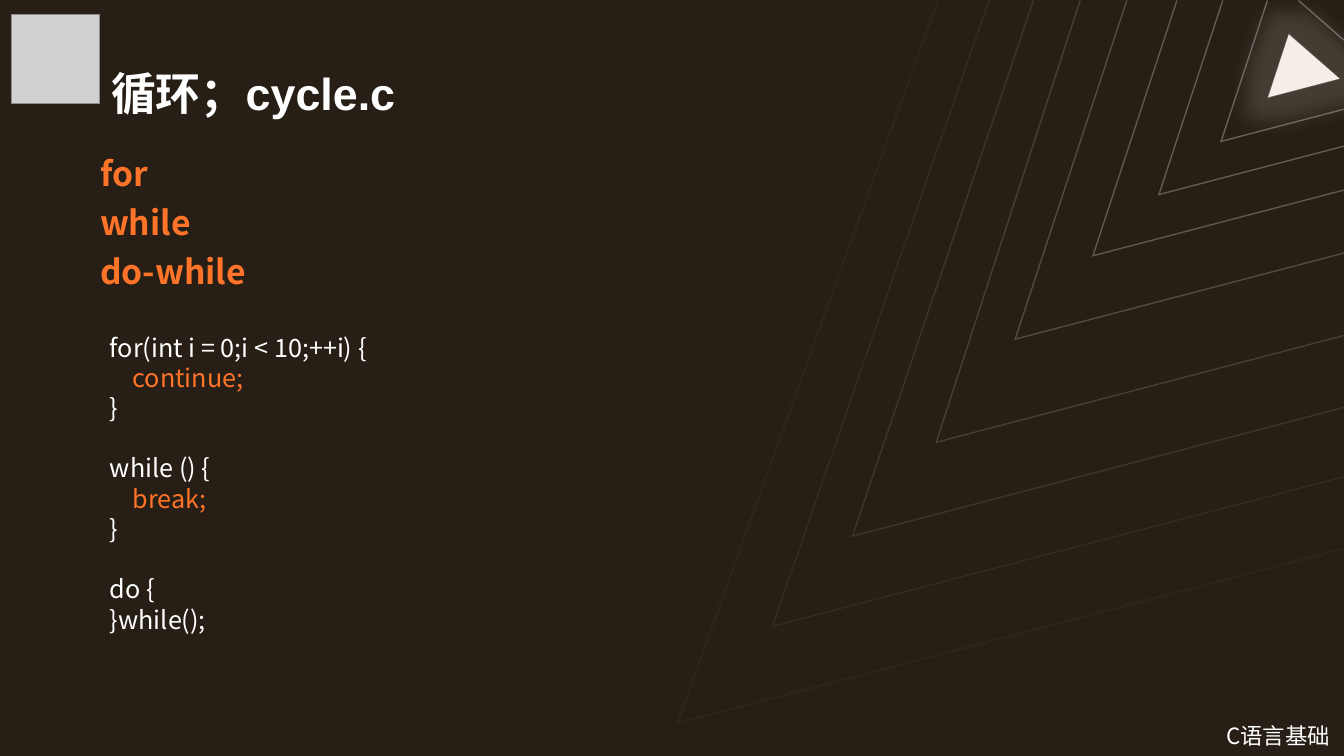
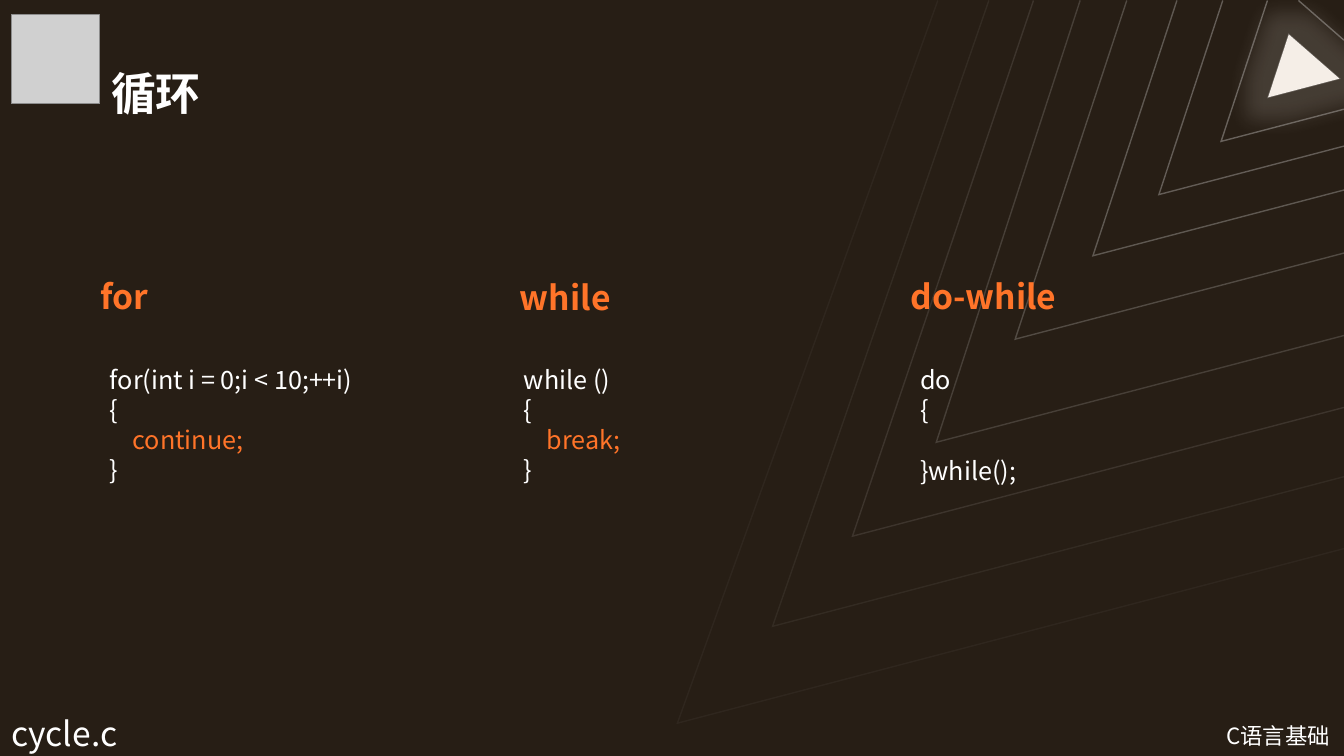
Before and after one commit to Wannerfi/CodingCourse, a slide deck: slide 24 of 2C语言基础.pptx (slide 23 before the commit). Drawn at 1344x756 pixels with LibreOffice and Linux fonts; fonts in the diff are those of the drawing; grey boxes stand for pictures. Boxes give left, top, right and bottom in pixels: in the first picture for what was removed or moved away, otherwise in the second. Text is boxed around its words. In the diff, an @@ line names an element or a change of style, - is before the commit and + after.

```diff
--- a/2C语言基础.pptx
+++ b/2C语言基础.pptx
@@ title at (111,72,201,115): text changed @@
-循环；cycle.c
+循环
@@ text at (100,207,246,285): paragraphs removed @@
-while
-do-while
@@ text "for": place and size @@
-text "for" at (100,158,246,285)
+text "for" at (100,281,148,310)
@@ text added at (520,282,611,311), 24 pt, text #FF7429, bold @@
+while
@@ text added at (910,274,1056,318), 24 pt, text #FF7429, bold @@
+do-while
@@ text "for(int i = 0;i < ...": place and size @@
-text "for(int i = 0;i < ..." at (110,336,352,634)
+text "for(int i = 0;i < ..." at (110,368,352,454)
@@ text at (110,368,352,394): text changed @@
-for(int i = 0;i < 10;++i) {
+for(int i = 0;i < 10;++i)
+{
@@ text added at (524,369,621,454), 18 pt, text #FFFFFF @@
+while ()
+{
+break;
+}
@@ text added at (920,369,1016,485), 18 pt, text #FFFFFF @@
+do
+{
+}while();
@@ text at (110,457,207,634): paragraphs removed @@
-while () {
-break;
-}
-do {
-}while();
@@ text added at (11,719,117,754), 24 pt, text #FFFFFF @@
+cycle.c
```
Also in this commit, not shown: 11 other slides changed, 3 slides added, 2 slides removed.
